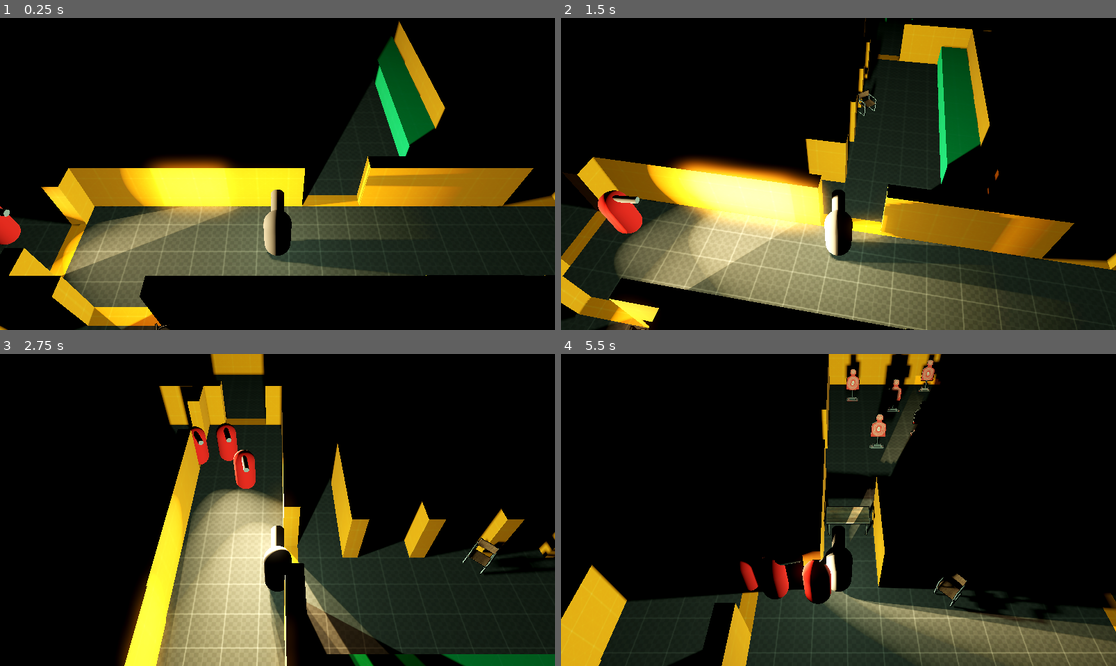
Above: before the commit, frames 1-4 (two rows, left to right).
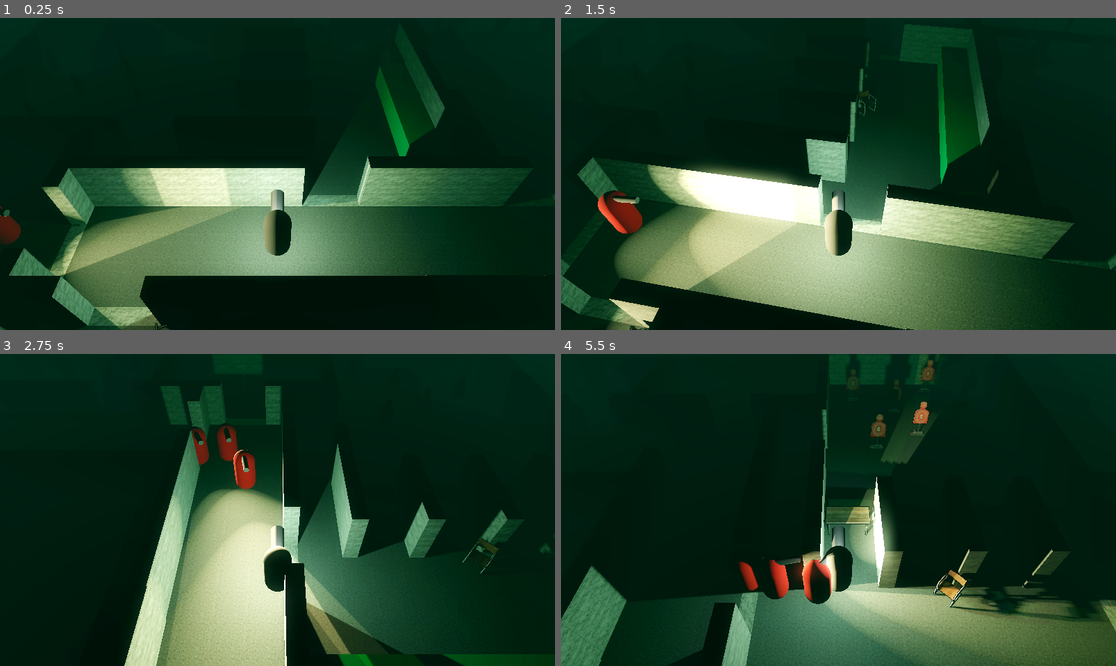
Above: after the commit, the same moments.

Repository: KitiDeveloper/GodotWildJam-86
Game: Godot game, scene res://Scenes/Levels/TestWorld.tscn
The game is run twice, just before and just after one commit, with the same random seed, the same clock (stepped at 60 frames per second) and the same inputs. The project has no main scene, so this scene is started directly.
Inputs:
- Up to frame 1 (0.25 s): no input
- Up to frame 2 (1.5 s): hold D (Movement Right) 0.53-1.28 s; tap Z (Rotate Camera Left) at 0.6 s; hold S (Movement Down) from 1.28 s (still down); tap C (Rotate Camera Right) at 1.35 s
- Up to frame 3 (2.75 s): release S (Movement Down) at 2.03 s; hold D (Movement Right) from 2.03 s (still down); tap Z (Rotate Camera Left) at 2.1 s
- Up to frame 4 (5.5 s): release D (Movement Right) at 2.78 s; hold W (Movement Up) 2.78-3.53 s; tap C (Rotate Camera Right) at 2.85, 4.35 s; hold A (Movement Left) 3.53-5.03 s; tap Z (Rotate Camera Left) at 3.6, 5.1 s; hold S (Movement Down) from 5.03 s (still down)

The runs differ from the first frame. In frame 1, 72% of the frame differs, in the area x 0-100%, y 0-100%; in frame 2, 78%; in frame 3, 78%; in frame 4, 84%.

Commit message:
Added post processing & two textures.
made the visuals pop also gave the floor and walls some basic concrete texture.

Diff:
--- a/Project/ProtoType_Tools/Textures/Dark/Texture_07.tres
+++ b/Project/ProtoType_Tools/Textures/Dark/Texture_07.tres
@@ -1,9 +1,9 @@
 [gd_resource type="StandardMaterial3D" load_steps=2 format=3 uid="uid://c34epdrb052kh"]
 
-[ext_resource type="Texture2D" uid="uid://c25c7bucmwpuq" path="res://ProtoType_Tools/Textures/Dark/texture_07.png" id="1_kevve"]
+[ext_resource type="Texture2D" uid="uid://cyy3102w67bbo" path="res://Textures/Concrete01.png" id="1_7w754"]
 
 [resource]
-albedo_texture = ExtResource("1_kevve")
+albedo_texture = ExtResource("1_7w754")
 uv1_triplanar = true
 uv1_world_triplanar = true
 uv2_triplanar = true
--- a/Project/ProtoType_Tools/Textures/Orange/Texture_05.tres
+++ b/Project/ProtoType_Tools/Textures/Orange/Texture_05.tres
@@ -1,6 +1,6 @@
 [gd_resource type="StandardMaterial3D" load_steps=2 format=3 uid="uid://dsimmi4yon4fc"]
 
-[ext_resource type="Texture2D" uid="uid://c0r2uq6htcdbp" path="res://ProtoType_Tools/Textures/Orange/texture_05.png" id="1_l1or4"]
+[ext_resource type="Texture2D" uid="uid://dci3s4f7vxjux" path="res://Textures/Concrete02.png" id="1_l1or4"]
 
 [resource]
 albedo_texture = ExtResource("1_l1or4")
--- a/Project/Scenes/Levels/TestWorld.tscn
+++ b/Project/Scenes/Levels/TestWorld.tscn
@@ -26,10 +26,25 @@
 background_energy_multiplier = 0.0
 sky = SubResource("Sky_crfra")
 ambient_light_source = 2
-ambient_light_color = Color(1, 1, 1, 1)
+ambient_light_color = Color(0, 0.07681591, 0.015179157, 1)
 ambient_light_energy = 0.0
 tonemap_mode = 2
+tonemap_white = 2.0
+ssao_enabled = true
+sdfgi_use_occlusion = true
 glow_enabled = true
+glow_normalized = true
+glow_intensity = 2.0
+glow_strength = 2.0
+glow_bloom = 0.1
+fog_enabled = true
+fog_light_color = Color(0, 0.64623314, 0.49281478, 1)
+fog_light_energy = 0.15
+fog_density = 0.015
+fog_aerial_perspective = 0.75
+fog_sky_affect = 0.0
+fog_height_density = 16.0
+adjustment_enabled = true
 
 [sub_resource type="NavigationMesh" id="NavigationMesh_qltjj"]
 vertices = PackedVector3Array(-49.7, 0.6000001, -49.7, -49.7, 0.6000001, -36.8, -12.199997, 0.6000001, -36.8, 11.200001 …(19160 unchanged characters)…
--- /dev/null
+++ b/Project/Scenes/Patrol_Point.tscn
@@ -0,0 +1,8 @@
+[gd_scene load_steps=2 format=3 uid="uid://6tfkhrp7ng76"]
+
+[sub_resource type="SphereMesh" id="SphereMesh_5plow"]
+
+[node name="Node3D" type="Node3D"]
+
+[node name="MeshInstance3D" type="MeshInstance3D" parent="."]
+mesh = SubResource("SphereMesh_5plow")
--- a/Project/Scenes/Player.tscn
+++ b/Project/Scenes/Player.tscn
@@ -23,10 +23,12 @@
 shape = SubResource("CapsuleShape3D_qbkls")
 
 [node name="DummyVisual" type="MeshInstance3D" parent="."]
+cast_shadow = 0
 mesh = SubResource("CapsuleMesh_rpqav")
 
 [node name="Facing" type="MeshInstance3D" parent="DummyVisual"]
 transform = Transform3D(1, 0, 0, 0, -4.371139e-08, -1, 0, 1, -4.371139e-08, 0, 0.32791698, -0.4835313)
+cast_shadow = 0
 mesh = SubResource("CylinderMesh_qbkls")
 skeleton = NodePath("../..")
 
@@ -38,9 +40,23 @@
 
 [node name="OmniLight3D" type="OmniLight3D" parent="."]
 transform = Transform3D(1, 0, 0, 0, 1, 0, 0, 0, 1, 0, 0.34624994, 0)
-light_color = Color(0.8117647, 1, 0.80784315, 1)
+light_color = Color(0.6862745, 1, 0.6862745, 1)
+light_energy = 0.5
 shadow_enabled = true
 shadow_caster_mask = 4294967293
 distance_fade_enabled = true
 omni_range = 20.0
-omni_attenuation = 0.0
+
+[node name="SpotLight3D" type="SpotLight3D" parent="."]
+transform = Transform3D(1, 0, 0, 0, -4.371139e-08, 1, 0, -1, -4.371139e-08, 0, 0.53402114, 0)
+visible = false
+shadow_enabled = true
+spot_range = 7.0
+spot_attenuation = 0.0
+spot_angle = 80.45
+
+[node name="OmniLight3D2" type="OmniLight3D" parent="."]
+transform = Transform3D(1, 0, 0, 0, 1, 0, 0, 0, 1, 0, 0.71498585, 0)
+shadow_enabled = true
+omni_range = 10.0
+omni_attenuation = 1.5
--- a/Project/Scenes/enemy_basic.tscn
+++ b/Project/Scenes/enemy_basic.tscn
@@ -62,8 +62,11 @@
 light_indirect_energy = 0.0
 shadow_enabled = true
 spot_range = 15.0
-spot_attenuation = 0.5
 spot_angle = 33.0
+
+[node name="Timer" type="Timer" parent="."]
+wait_time = 4.0
+one_shot = true
 
 [connection signal="target_reached" from="NavigationAgent3D" to="." method="_on_navigation_agent_3d_target_reached"]
 [connection signal="velocity_computed" from="NavigationAgent3D" to="." method="_on_navigation_agent_3d_velocity_computed"]
Binary file added: Project/Textures/Concrete01.png
Not shown, added: Project/Textures/Concrete01.png.import
Binary file added: Project/Textures/Concrete02.png
Not shown, added: Project/Textures/Concrete02.png.import
